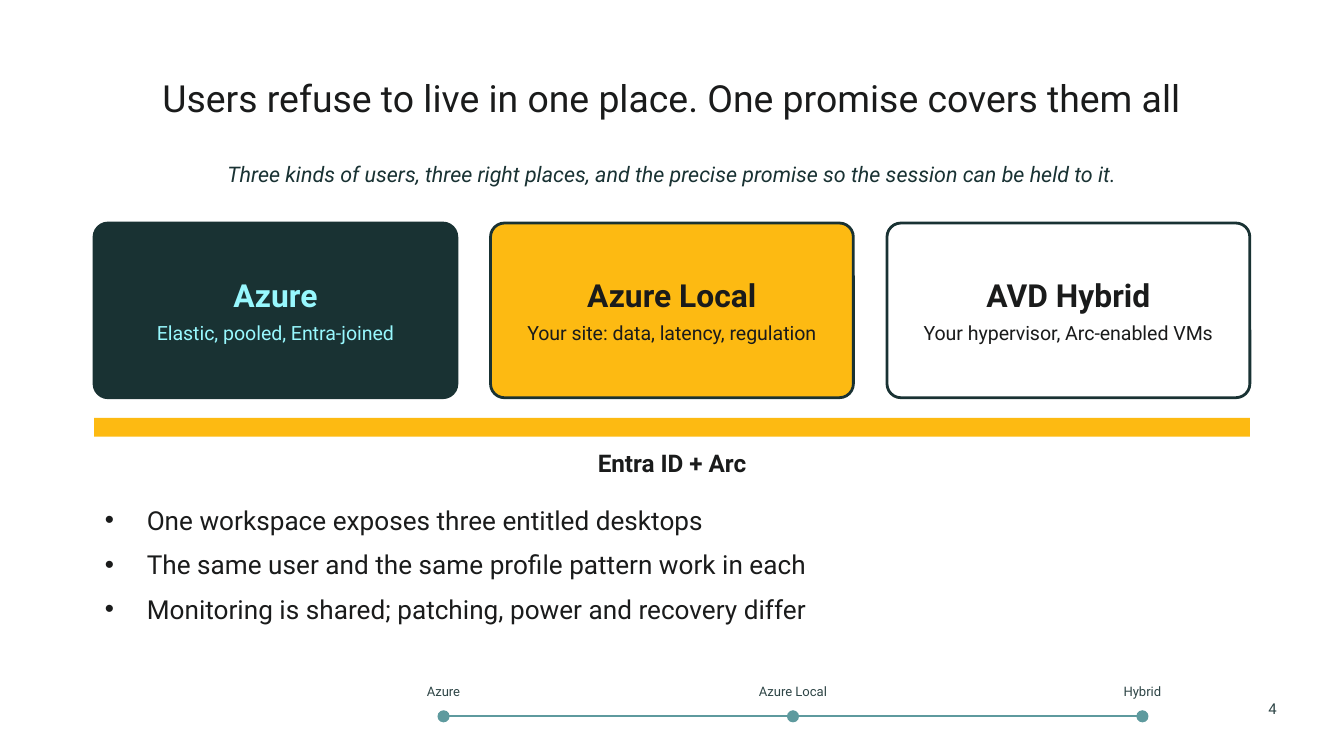
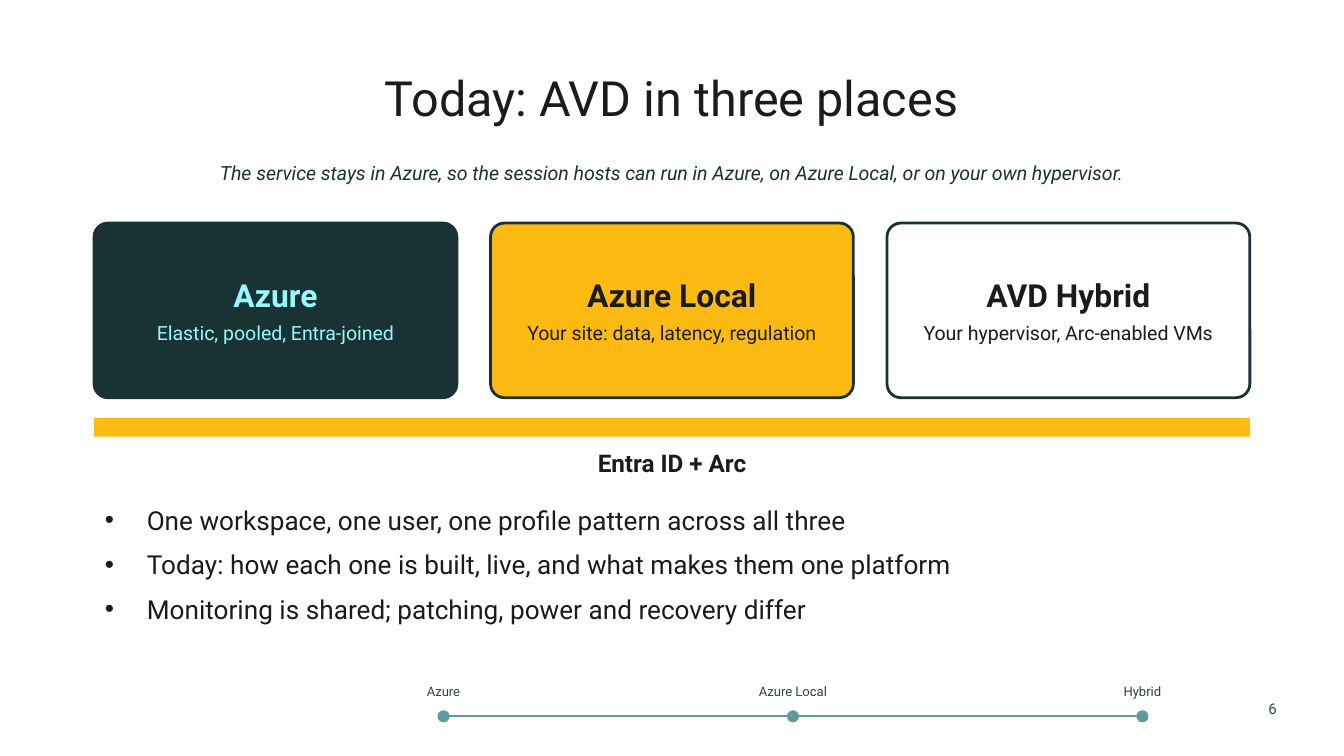
Before and after one commit to thisismydemo/nic2026_avd, a slide deck: slide 6 of presentation/AVD_Anywhere_NIC2026.pptx (slide 4 before the commit). Drawn at 1344x756 pixels with LibreOffice and Linux fonts; fonts in the diff are those of the drawing; background and template pictures are left out. Boxes give left, top, right and bottom in pixels: in the first picture for what was removed or moved away, otherwise in the second. Text is boxed around its words. In the diff, an @@ line names an element or a change of style, - is before the commit and + after.

```diff
--- a/presentation/AVD_Anywhere_NIC2026.pptx
+++ b/presentation/AVD_Anywhere_NIC2026.pptx
@@ title at (385,79,958,127): text changed; size 20 to 26 pt @@
-Users refuse to live in one place. One promise covers them all
+Today: AVD in three places
@@ text at (220,165,1123,184): text changed; size 11.5 to 10.5 pt @@
-Three kinds of users, three right places, and the precise promise so the session can be held to it.
+The service stays in Azure, so the session hosts can run in Azure, on Azure Local, or on your own hypervisor.
@@ text at (147,510,951,580): text changed @@
-• One workspace exposes three entitled desktops
-• The same user and the same profile pattern work in each
+• One workspace, one user, one profile pattern across all three
+• Today: how each one is built, live, and what makes them one platform
@@ text at (1268,703,1276,714): text changed @@
-4
+6
```
Also in this commit, not shown: 24 other slides changed, 15 slides added, 8 slides removed, 1 other file.
